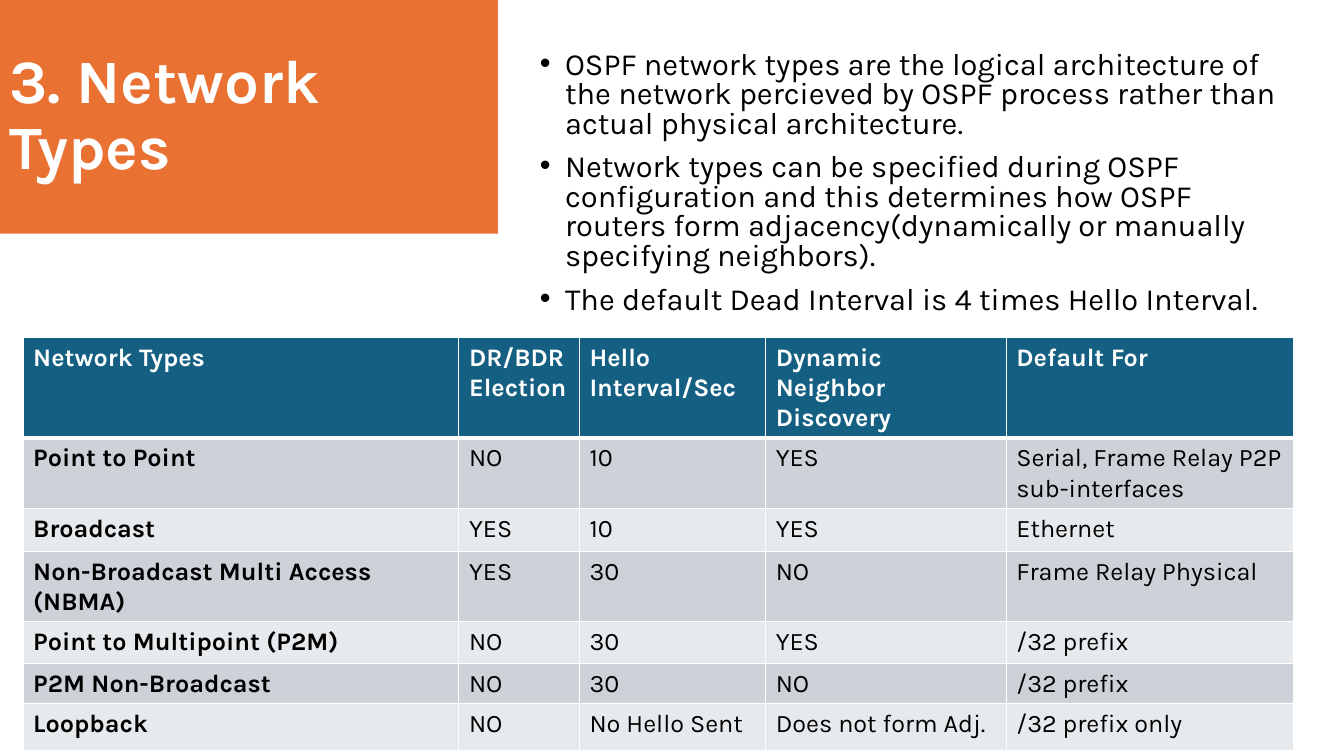
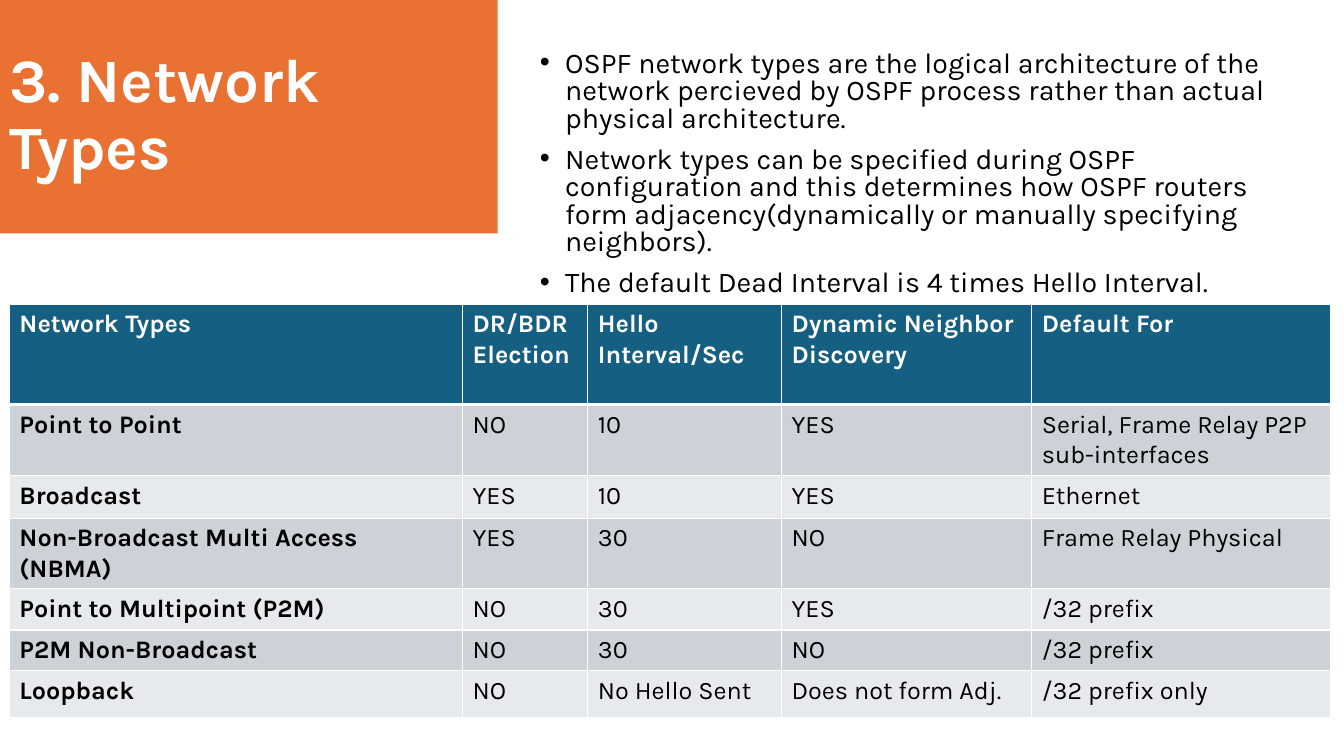
Before and after one commit to toranjungshahi/Cisco-ENCOR-Preparation, a slide deck: slide 6 of Notes/OSPF.pptx. Drawn at 1344x756 pixels with LibreOffice and Linux fonts; fonts in the diff are those of the drawing. Boxes give left, top, right and bottom in pixels: in the first picture for what was removed or moved away, otherwise in the second. Text is boxed around its words. In the diff, an @@ line names an element or a change of style, - is before the commit and + after.

```diff
--- a/Notes/OSPF.pptx
+++ b/Notes/OSPF.pptx
@@ text "OSPF network types are the ..." at [565, 53, 1264, 293]: size 22 to 20.4 pt @@
@@ table at [9, 304, 1330, 741] @@
@@ borders changed @@
@@ table: place and size @@
-table at [23, 338, 1295, 742]
+table at [9, 304, 1330, 741]
```
Also in this commit, not shown: 13 other slides changed, 6 other files.
